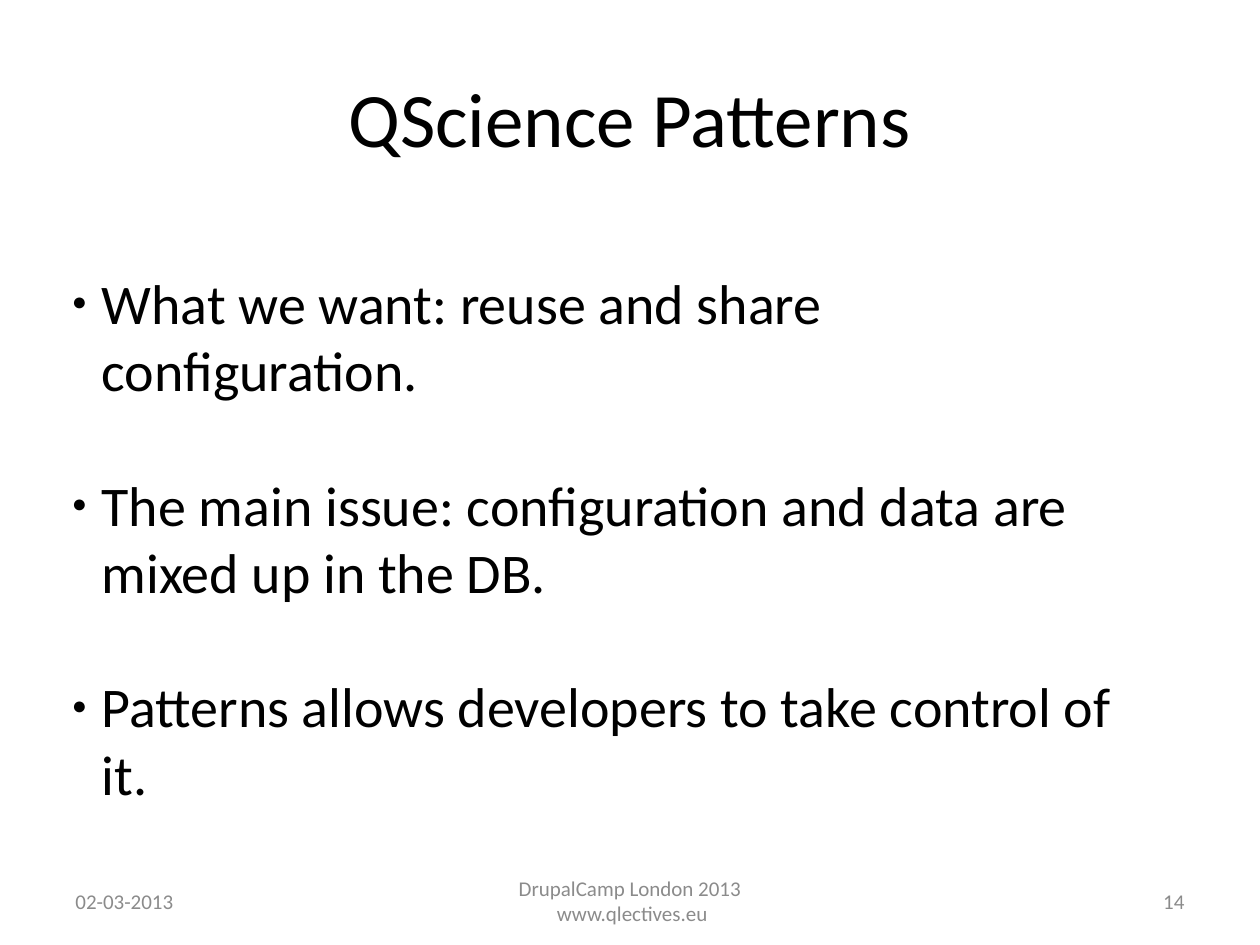
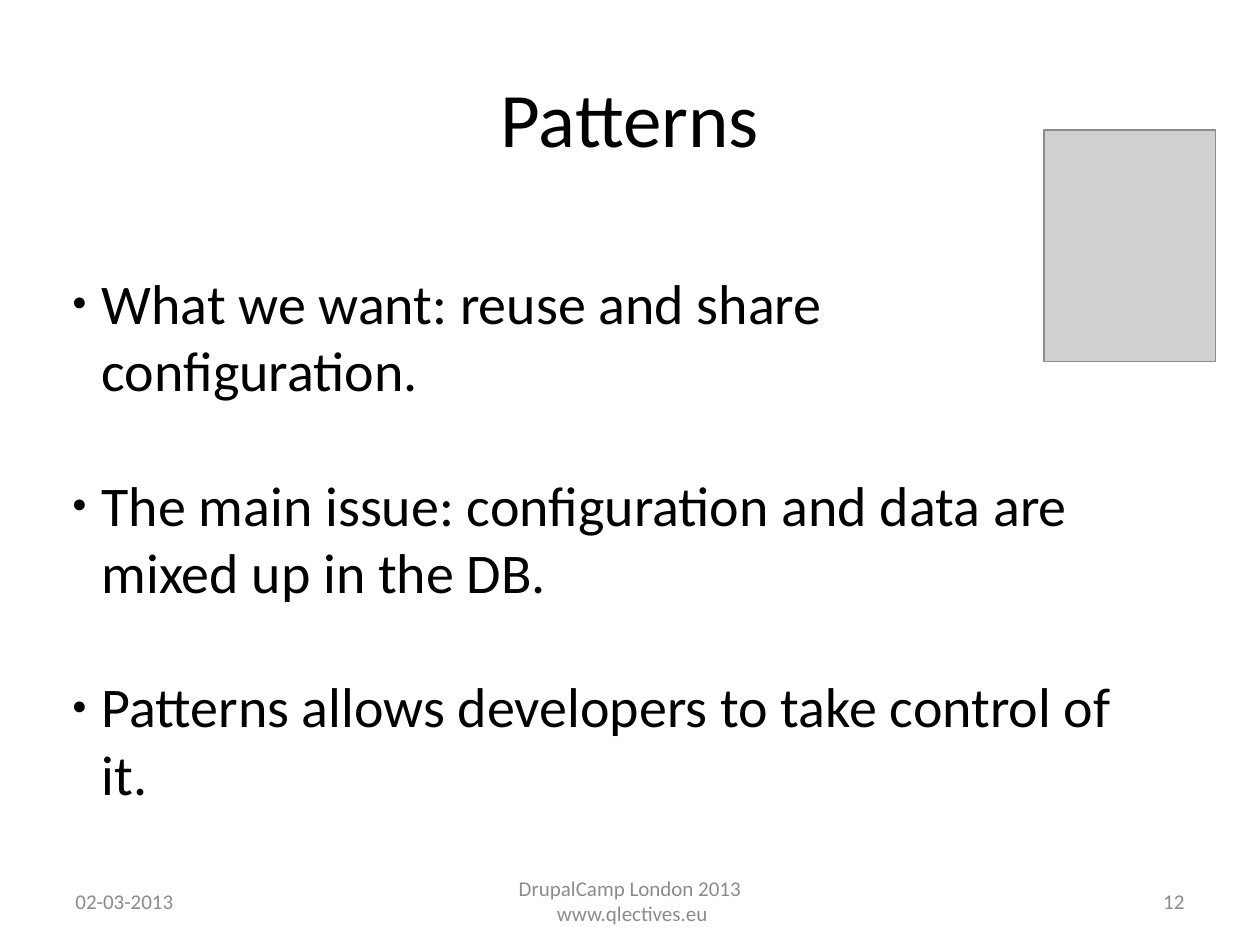
Before and after one commit to QScience/dc-slides, a slide deck: slide 12 of dclondon2013/patterns_dclondon2013.odp (slide 14 before the commit). Drawn at 1260x945 pixels with LibreOffice and Linux fonts; fonts in the diff are those of the drawing; grey boxes stand for pictures; background and template pictures are left out. Boxes give left, top, right and bottom in pixels: in the first picture for what was removed or moved away, otherwise in the second. Text is boxed around its words. In the diff, an @@ line names an element or a change of style, - is before the commit and + after.

```diff
--- a/dclondon2013/patterns_dclondon2013.odp
+++ b/dclondon2013/patterns_dclondon2013.odp
@@ text at [501, 97, 759, 148]: text changed @@
-QScience Patterns
+Patterns
@@ picture added at [1045, 130, 1216, 362] @@
@@ page number at [1163, 895, 1184, 909]: text changed @@
-14
+12
```
Also in this commit, not shown: 9 other slides changed, 4 slides removed, 1 other file.
